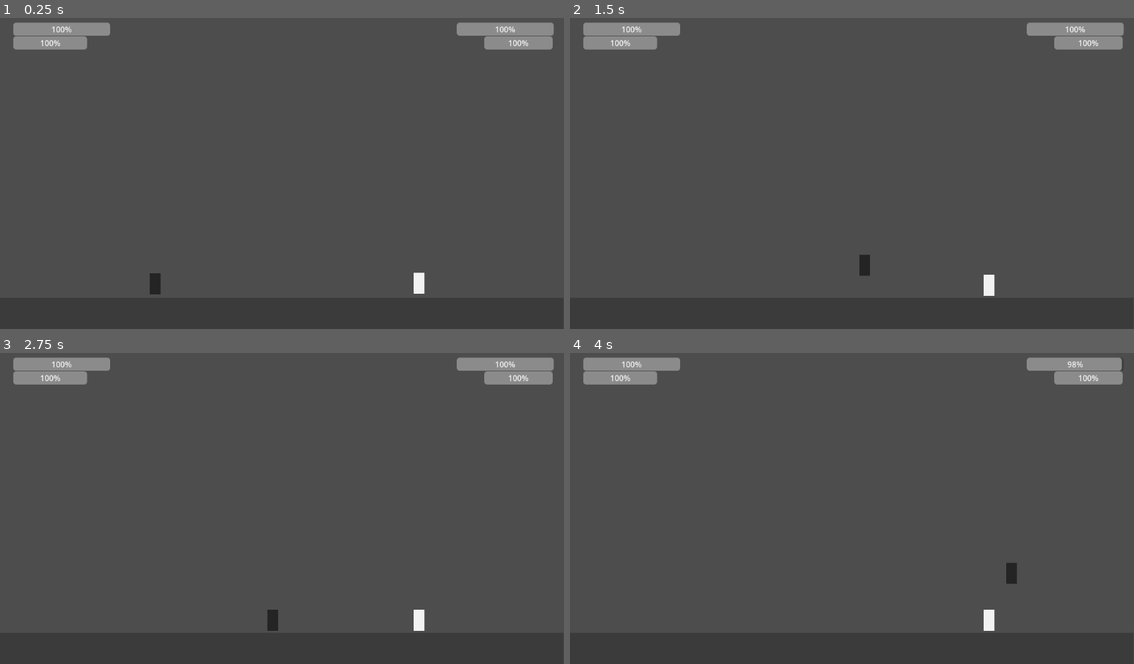
Above: before the commit, frames 1-4 (two rows, left to right).
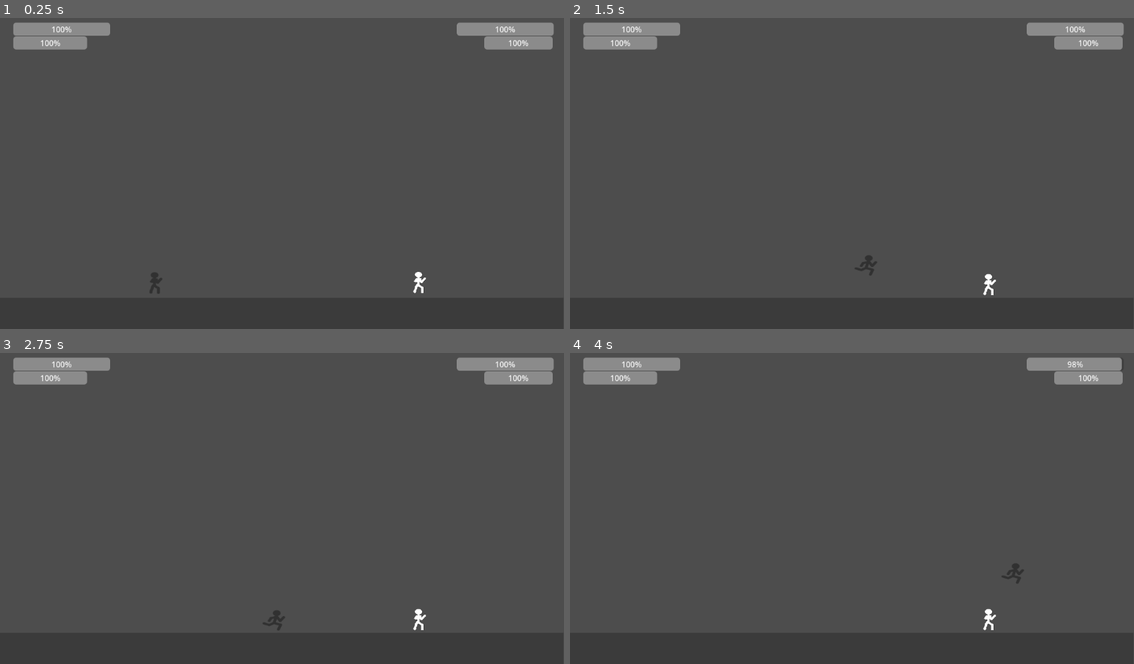
Above: after the commit, the same moments.

Repository: dsivodhamen-cmd/RunTheFade
Game: Godot game, scene res://scenes/game.tscn
Two runs of this game, one before a commit and one after it. Both use one fixed random seed, a clock stepped at 60 frames per second and the inputs below.
Inputs:
- Up to frame 1 (0.25 s): no input
- Up to frame 2 (1.5 s): hold D (p1_right) from 0.53 s (still down); tap X (p1_heavy_attack) at 0.6 s; tap W (p1_up) at 0.77 s; tap C (p1_light_attack) at 0.8, 1.35 s
- Up to frame 3 (2.75 s): tap W (p1_up) at 1.52 s; tap M (p2_heavy_attack) at 1.55, 2.1 s; release D (p1_right) at 2.03 s; hold A (p1_left) from 2.03 s (still down); tap N (p2_light_attack) at 2.3 s
- Up to frame 4 (4 s): release A (p1_left) at 2.78 s; hold D (p1_right) from 2.78 s (still down); tap N (p2_light_attack) at 2.85 s; tap W (p1_up) at 3.02, 3.77 s; tap X (p1_heavy_attack) at 3.05 s; hold F (p1_block) from 3.53 s (still down); tap C (p1_light_attack) at 3.8 s

The runs differ from the first frame. In frame 1, 0.1% of the frame differs, in the area x 26-76%, y 81-89%; in frame 2, 0.2%; in frame 3, 0.2%, in the area x 46-76%, y 82-90%; in frame 4, 0.2%.

Commit message:
Added all animation sprites for both players

Diff:
--- a/run-the-fade/scenes/player-1-body.tscn
+++ b/run-the-fade/scenes/player-1-body.tscn
@@ -1,6 +1,7 @@
 [gd_scene format=3 uid="uid://shi7dasil7k1"]
 
 [ext_resource type="Script" uid="uid://5mrh84d35n77" path="res://scripts/player_1.gd" id="1_xoiyv"]
+[ext_resource type="Texture2D" uid="uid://bvblgs0dab7o2" path="res://assets/Player 1 Sprite sheet.png" id="2_ggp8a"]
 
 [sub_resource type="CapsuleShape2D" id="CapsuleShape2D_t17lp"]
 height = 52.0
@@ -8,25 +9,248 @@
 [sub_resource type="RectangleShape2D" id="RectangleShape2D_xoiyv"]
 size = Vector2(38, 54)
 
-[node name="CharacterBody2D" type="CharacterBody2D" unique_id=758958205 node_paths=PackedStringArray("p1_hitbox")]
+[sub_resource type="Animation" id="Animation_ggp8a"]
+resource_name = "Block"
+tracks/0/type = "value"
+tracks/0/imported = false
+tracks/0/enabled = true
+tracks/0/path = NodePath("Sprite2D:frame")
+tracks/0/interp = 1
+tracks/0/loop_wrap = true
+tracks/0/keys = {
+"times": PackedFloat32Array(0),
+"transitions": PackedFloat32Array(1),
+"update": 1,
+"values": [15]
+}
+
+[sub_resource type="Animation" id="Animation_w2gr0"]
+resource_name = "Heavy down attack"
+tracks/0/type = "value"
+tracks/0/imported = false
+tracks/0/enabled = true
+tracks/0/path = NodePath("Sprite2D:frame")
+tracks/0/interp = 1
+tracks/0/loop_wrap = true
+tracks/0/keys = {
+"times": PackedFloat32Array(0, 0.5),
+"transitions": PackedFloat32Array(1, 1),
+"update": 1,
+"values": [10, 11]
+}
+
+[sub_resource type="Animation" id="Animation_ys4xf"]
+resource_name = "Heavy side attack"
+tracks/0/type = "value"
+tracks/0/imported = false
+tracks/0/enabled = true
+tracks/0/path = NodePath("Sprite2D:frame")
+tracks/0/interp = 1
+tracks/0/loop_wrap = true
+tracks/0/keys = {
+"times": PackedFloat32Array(0, 0.5),
+"transitions": PackedFloat32Array(1, 1),
+"update": 1,
+"values": [12, 13]
+}
+
+[sub_resource type="Animation" id="Animation_jqkn8"]
+resource_name = "Heavy up attack"
+tracks/0/type = "value"
+tracks/0/imported = false
+tracks/0/enabled = true
+tracks/0/path = NodePath("Sprite2D:frame")
+tracks/0/interp = 1
+tracks/0/loop_wrap = true
+tracks/0/keys = {
+"times": PackedFloat32Array(0, 0.5),
+"transitions": PackedFloat32Array(1, 1),
+"update": 1,
+"values": [8, 9]
+}
+
+[sub_resource type="Animation" id="Animation_t4kbg"]
+resource_name = "Light down attack"
+length = 0.3
+tracks/0/type = "value"
+tracks/0/imported = false
+tracks/0/enabled = true
+tracks/0/path = NodePath("Sprite2D:frame")
+tracks/0/interp = 1
+tracks/0/loop_wrap = true
+tracks/0/keys = {
+"times": PackedFloat32Array(0.033333335),
+"transitions": PackedFloat32Array(1),
+"update": 1,
+"values": [6]
+}
+
+[sub_resource type="Animation" id="Animation_5gmkx"]
+resource_name = "Light side attack"
+length = 0.3
+tracks/0/type = "value"
+tracks/0/imported = false
+tracks/0/enabled = true
+tracks/0/path = NodePath("Sprite2D:frame")
+tracks/0/interp = 1
+tracks/0/loop_wrap = true
+tracks/0/keys = {
+"times": PackedFloat32Array(0),
+"transitions": PackedFloat32Array(1),
+"update": 1,
+"values": [7]
+}
+
+[sub_resource type="Animation" id="Animation_mfau4"]
+resource_name = "Light up attack"
+length = 0.36666667
+tracks/0/type = "value"
+tracks/0/imported = false
+tracks/0/enabled = true
+tracks/0/path = NodePath("Sprite2D:frame")
+tracks/0/interp = 1
+tracks/0/loop_wrap = true
+tracks/0/keys = {
+"times": PackedFloat32Array(0),
+"transitions": PackedFloat32Array(1),
+"update": 1,
+"values": [5]
+}
+
+[sub_resource type="Animation" id="Animation_m0wre"]
+resource_name = "Parry"
+length = 0.2
+tracks/0/type = "value"
+tracks/0/imported = false
+tracks/0/enabled = true
+tracks/0/path = NodePath("Sprite2D:frame")
+tracks/0/interp = 1
+tracks/0/loop_wrap = true
+tracks/0/keys = {
+"times": PackedFloat32Array(0),
+"transitions": PackedFloat32Array(1),
+"update": 1,
+"values": [14]
+}
+
+[sub_resource type="Animation" id="Animation_r82jy"]
+length = 0.001
+tracks/0/type = "value"
+tracks/0/imported = false
+tracks/0/enabled = true
+tracks/0/path = NodePath("Sprite2D:frame")
+tracks/0/interp = 1
+tracks/0/loop_wrap = true
+tracks/0/keys = {
+"times": PackedFloat32Array(0),
+"transitions": PackedFloat32Array(1),
+"update": 1,
+"values": [0]
+}
+
+[sub_resource type="Animation" id="Animation_ihtny"]
+resource_name = "falling"
+tracks/0/type = "value"
+tracks/0/imported = false
+tracks/0/enabled = true
+tracks/0/path = NodePath("Sprite2D:frame")
+tracks/0/interp = 1
+tracks/0/loop_wrap = true
+tracks/0/keys = {
+"times": PackedFloat32Array(0),
+"transitions": PackedFloat32Array(1),
+"update": 1,
+"values": [4]
+}
+
+[sub_resource type="Animation" id="Animation_035mj"]
+resource_name = "idle"
+length = 0.5
+tracks/0/type = "value"
+tracks/0/imported = false
+tracks/0/enabled = true
+tracks/0/path = NodePath("Sprite2D:frame")
+tracks/0/interp = 1
+tracks/0/loop_wrap = true
+tracks/0/keys = {
+"times": PackedFloat32Array(0),
+"transitions": PackedFloat32Array(1),
+"update": 1,
+"values": [0]
+}
+
+[sub_resource type="Animation" id="Animation_ogoi6"]
+resource_name = "jumping"
+length = 0.5
+tracks/0/type = "value"
+tracks/0/imported = false
+tracks/0/enabled = true
+tracks/0/path = NodePath("Sprite2D:frame")
+tracks/0/interp = 1
+tracks/0/loop_wrap = true
+tracks/0/keys = {
+"times": PackedFloat32Array(0),
+"transitions": PackedFloat32Array(1),
+"update": 1,
+"values": [3]
+}
+
+[sub_resource type="Animation" id="Animation_6artw"]
+resource_name = "walking"
+length = 0.666
+loop_mode = 1
+tracks/0/type = "value"
+tracks/0/imported = false
+tracks/0/enabled = true
+tracks/0/path = NodePath("Sprite2D:frame")
+tracks/0/interp = 1
+tracks/0/loop_wrap = true
+tracks/0/keys = {
+"times": PackedFloat32Array(0, 0.33),
+"transitions": PackedFloat32Array(1, 1),
+"update": 1,
+"values": [1, 2]
+}
+
+[sub_resource type="AnimationLibrary" id="AnimationLibrary_8q7sp"]
+_data = {
+&"Block": SubResource("Animation_ggp8a"),
+&"Heavy down attack": SubResource("Animation_w2gr0"),
+&"Heavy side attack": SubResource("Animation_ys4xf"),
+&"Heavy up attack": SubResource("Animation_jqkn8"),
+&"Light down attack": SubResource("Animation_t4kbg"),
+&"Light side attack": SubResource("Animation_5gmkx"),
+&"Light up attack": SubResource("Animation_mfau4"),
+&"Parry": SubResource("Animation_m0wre"),
+&"RESET": SubResource("Animation_r82jy"),
+&"falling": SubResource("Animation_ihtny"),
+&"idle": SubResource("Animation_035mj"),
+&"jumping": SubResource("Animation_ogoi6"),
+&"walking": SubResource("Animation_6artw")
+}
+
+[node name="CharacterBody2D" type="CharacterBody2D" unique_id=758958205 node_paths=PackedStringArray("animation", "p1_hitbox")]
 script = ExtResource("1_xoiyv")
+animation = NodePath("AnimationPlayer")
 p1_hitbox = NodePath("Area2D")
+
+[node name="Sprite2D" type="Sprite2D" parent="." unique_id=1602648504]
+position = Vector2(9, -24.798618)
+scale = Vector2(0.9811521, 0.73752165)
+texture = ExtResource("2_ggp8a")
+hframes = 7
+vframes = 7
 
 [node name="CollisionShape2D" type="CollisionShape2D" parent="." unique_id=959099542]
 shape = SubResource("CapsuleShape2D_t17lp")
 one_way_collision = true
 
-[node name="ColorRect" type="ColorRect" parent="." unique_id=679520054]
-offset_left = -11.0
-offset_top = -21.0
-offset_right = 11.0
-offset_bottom = 22.0
-color = Color(0.14546412, 0.14288312, 0.1406711, 1)
-metadata/_edit_use_anchors_ = true
-
 [node name="Area2D" type="Area2D" parent="." unique_id=1873214058]
 
 [node name="CollisionShape2D" type="CollisionShape2D" parent="Area2D" unique_id=881710082]
 shape = SubResource("RectangleShape2D_xoiyv")
 
+[node name="AnimationPlayer" type="AnimationPlayer" parent="." unique_id=1298507812]
+libraries/ = SubResource("AnimationLibrary_8q7sp")
+
 [connection signal="body_entered" from="Area2D" to="." method="_on_area_2d_body_entered"]
--- a/run-the-fade/scenes/player-2-body.tscn
+++ b/run-the-fade/scenes/player-2-body.tscn
@@ -1,6 +1,7 @@
 [gd_scene format=3 uid="uid://djrpyt3fki5qb"]
 
 [ext_resource type="Script" uid="uid://drff0r2dd6got" path="res://scripts/player_2.gd" id="1_av8ke"]
+[ext_resource type="Texture2D" uid="uid://cls63m3ypqf23" path="res://assets/Player 2 Sprite sheet.png" id="2_r8fjk"]
 
 [sub_resource type="CapsuleShape2D" id="CapsuleShape2D_sv15m"]
 height = 52.0
@@ -12,17 +13,16 @@
 script = ExtResource("1_av8ke")
 p2_hitbox = NodePath("Area2D")
 
+[node name="Sprite2D" type="Sprite2D" parent="." unique_id=92967845]
+position = Vector2(9, -24.798618)
+scale = Vector2(0.9811521, 0.73752165)
+texture = ExtResource("2_r8fjk")
+hframes = 7
+vframes = 7
+
 [node name="CollisionShape2D" type="CollisionShape2D" parent="." unique_id=1889624355]
 shape = SubResource("CapsuleShape2D_sv15m")
 one_way_collision = true
-
-[node name="ColorRect" type="ColorRect" parent="." unique_id=1373578493]
-offset_left = -11.0
-offset_top = -21.0
-offset_right = 11.0
-offset_bottom = 22.0
-color = Color(0.94845456, 0.9467706, 0.94676846, 1)
-metadata/_edit_use_anchors_ = true
 
 [node name="Area2D" type="Area2D" parent="." unique_id=1413395422]
 
--- a/run-the-fade/scripts/player_1.gd
+++ b/run-the-fade/scripts/player_1.gd
@@ -21,7 +21,8 @@
 var parry_window = 0.2
 # create a varabile storing the window where the player can parry attacks.
 
-
+@export var animation: AnimationPlayer
+# exporting an varaible storing all the animations for player 1
 @export var light_attack_damage: int = 10
 # exporting an variable storing the players light attack damage an an interger
 @export var heavy_attack_damage: int = 50
@@ -68,7 +69,10 @@
 # A varabile storing the direction of where the player travels
 	if direction:
 		velocity.x = direction * speed
+
 # allows the player to move in the direction they are holding
+		animation.play("walking")
+# Plays the walking animation
 	else:
 		velocity.x = move_toward(velocity.x, 0, speed)
 # if the player lets go they will stop moving
@@ -116,7 +120,7 @@
 # if the player is not holding anything when they attack then it will Up attack
 
 	for area in p1_hitbox.get_overlapping_areas():
-# a dictionary checking for all areas inside of p1_hitbox
+# a for loop going through for all areas inside of p1_hitbox
 		if area.get_parent() != self:
 			area.get_parent().take_damage(light_attack_damage)
 # if there is an area that isnt the p1_hitbox then it will take damage
@@ -136,7 +140,7 @@
 # if the player is not holding anything when they attack then it will Up heavy
 
 	for area in p1_hitbox.get_overlapping_areas():
-# a dictionary checking for all areas inside of p1_hitbox
+# a for loop going through all areas inside of p1_hitbox
 		if area.get_parent() != self:
 			area.get_parent().take_damage(heavy_attack_damage)
 # if there is an area that isnt the p1_hitbox then it will take damage
--- a/run-the-fade/scripts/player_2.gd
+++ b/run-the-fade/scripts/player_2.gd
@@ -113,7 +113,7 @@
 # if the player is not holding anything when they attack then it will Up attack
 
 	for area in p2_hitbox.get_overlapping_areas():
-# a dictionary checking for all areas inside of p2_hitbox
+# a for loop going through all areas inside of p2_hitbox
 		if area.get_parent() != self:
 			area.get_parent().take_damage(light_attack_damage)
 # if there is an area that isnt the p2_hitbox then it will take damage
@@ -132,7 +132,7 @@
 # if the player is not holding anything when they attack then it will Up heavy
 
 	for area in p2_hitbox.get_overlapping_areas():
-# a dictionary checking for all areas inside of p2_hitbox
+# a for loop going through all areas inside of p2_hitbox
 		if area.get_parent() != self:
 			area.get_parent().take_damage(heavy_attack_damage)
 # if there is an area that isnt the p2_hitbox then it will take damage
Binary file added: run-the-fade/assets/Player 1 Sprite sheet.png
Not shown, added: run-the-fade/assets/Player 1 Sprite sheet.png.import
Binary file added: run-the-fade/assets/Player 2 Sprite sheet.png
Not shown, added: run-the-fade/assets/Player 2 Sprite sheet.png.import
